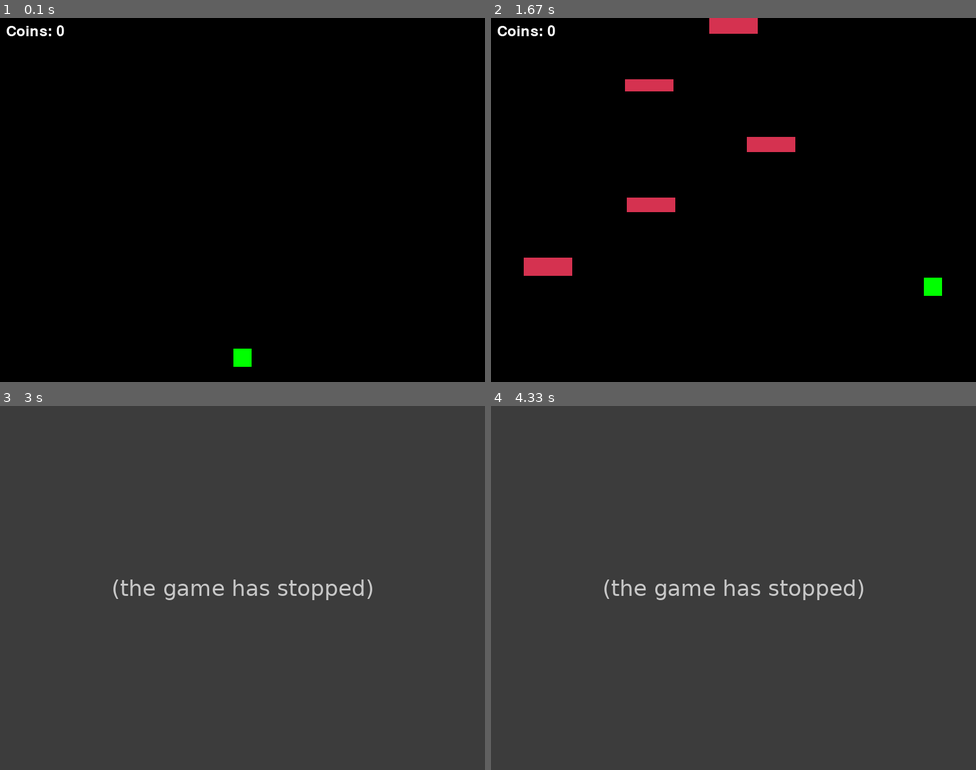
Above: before the commit, frames 1-4 (two rows, left to right).
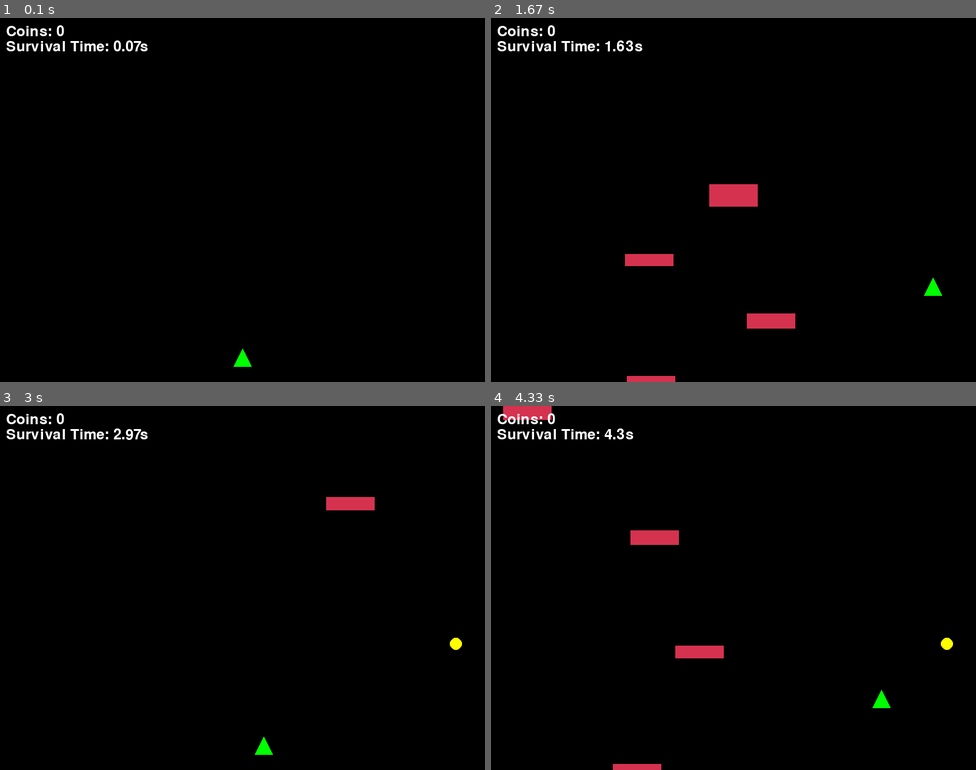
Above: after the commit, the same moments.

Repository: johnwangwyx/Dodge-The-Wall-pygame-with-STM32L4-
Game: pygame game, started from game.py
Same seed, same stepped clock (60 frames per second), same inputs: the game is played once before the commit and once after it.
Inputs:
- Up to frame 1 (0.1 s): no input
- Up to frame 2 (1.67 s): hold Right 0.33-0.8 s; hold Up 0.83-1.13 s; hold Right 1.17-1.63 s
- Up to frame 3 (3 s): hold Left 1.67-2.2 s; hold Down 2.23-2.53 s; hold Left 2.57-2.97 s
- Up to frame 4 (4.33 s): hold Up 3-3.37 s; hold Right 3.4-4.03 s; hold Down from 4.07 s (still down)

The runs differ from the first frame. In frame 1, 0.5% of the frame differs, in the area x 1-52%, y 6-96%; in frame 2, 4.1%; in frame 3, 100%; in frame 4, 100%, in the area x 0-100%, y 0-100%.
Before the commit the program exited at 2.75 s; later frames show no game.

Commit message:
Make player a triangle

Diff:
--- a/game.py
+++ b/game.py
@@ -10,7 +10,7 @@
 PLAYER_ACC = 0.9         # Acceleration for player movement
 FRICTION = -0.12         # Friction affecting player movement (deceleration)
 FPS = 60                 # Frames per second (game refresh rate)
-WALL_SPEED = 5           # Speed at which walls move down the screen
+WALL_SPEED = 15           # Speed at which walls move down the screen
 
 # Color definitions
 WHITE = (255, 255, 255)
@@ -25,12 +25,27 @@
 class Player(pygame.sprite.Sprite):
     def __init__(self, x, y):
         pygame.sprite.Sprite.__init__(self)
-        self.image = pygame.Surface((30, 30))  # Create a rectangular player surface
-        self.image.fill(GREEN)                 # Fill the player with green color
-        self.rect = self.image.get_rect()      # Get the rectangular area covering the player
-        self.rect.center = (x, y)              # Position the player at given (x, y)
+
+        # Triangle dimensions
+        triangle_width = 30
+        triangle_height = 30
+
+        # Create a transparent surface for the triangle
+        self.image = pygame.Surface((triangle_width, triangle_height), pygame.SRCALPHA)
+
+        # Draw a triangle (airplane) on the surface
+        pygame.draw.polygon(self.image, GREEN, [
+            (triangle_width // 2, 0),  # Top point of the triangle
+            (0, triangle_height),      # Bottom-left point of the triangle
+            (triangle_width, triangle_height)  # Bottom-right point of the triangle
+        ])
+
+        # Get the rectangular area covering the player
+        self.rect = self.image.get_rect()
+        # Position the player at given (x, y)
+        self.rect.center = (x, y)
         self.vel_x = 0  # Horizontal velocity
-        self.vel_y = 0  # Vertical velocity <-- Added
+        self.vel_y = 0  # Vertical velocity
 
     def update(self, keys):
         # Horizontal movement (left/right)
@@ -39,7 +54,7 @@
         if keys[pygame.K_RIGHT]:
             self.vel_x += PLAYER_ACC
 
-        # Vertical movement (up/down) <-- Added
+        # Vertical movement (up/down)
         if keys[pygame.K_UP]:
             self.vel_y -= PLAYER_ACC
         if keys[pygame.K_DOWN]:
@@ -50,9 +65,9 @@
         # Update player's horizontal position
         self.rect.x += self.vel_x
 
-        # Apply friction to vertical velocity <-- Added
+        # Apply friction to vertical velocity
         self.vel_y += self.vel_y * FRICTION
-        # Update player's vertical position <-- Added
+        # Update player's vertical position
         self.rect.y += self.vel_y
 
         # Ensure player doesn't move outside the screen horizontally
@@ -61,17 +76,18 @@
         if self.rect.left < 0:
             self.rect.left = 0
 
-        # Ensure player doesn't move outside the screen vertically <-- Added
+        # Ensure player doesn't move outside the screen vertically
         if self.rect.bottom > HEIGHT:
             self.rect.bottom = HEIGHT
         if self.rect.top < 0:
             self.rect.top = 0
 
+
 class Coin(pygame.sprite.Sprite):
     def __init__(self, x, y):
         super().__init__()
-        self.image = pygame.Surface((20, 20))
-        self.image.fill(YELLOW)
+        self.image = pygame.Surface((20, 20), pygame.SRCALPHA)
+        pygame.draw.circle(self.image, YELLOW, (10, 10), 10)
         self.rect = self.image.get_rect()
         self.rect.x = x
         self.rect.y = y
@@ -136,8 +152,10 @@
         # Calculate elapsed time to adjust wall speed dynamically
         current_time = datetime.now()
         elapsed_time = (current_time - start_time).total_seconds()
+        rounded_time = round(elapsed_time, 2)
         global WALL_SPEED
-        WALL_SPEED = 5 + elapsed_time/5
+        WALL_SPEED = 8.0 + elapsed_time/10
+        WALL_SPEED = min(WALL_SPEED, 15.0)
 
         clock.tick(FPS)  # Cap the game loop to the defined FPS
 
@@ -178,6 +196,9 @@
         font = pygame.font.SysFont(None, 36)  # Default font, size 36
         text_surface = font.render(f"Coins: {COIN_COUNTER}", True, WHITE)
         screen.blit(text_surface, (10, 10))  # Draw at top-left
+
+        text_surface = font.render(f"Survival Time: {rounded_time}s", True, WHITE)
+        screen.blit(text_surface, (10, 35))  # Draw at top-left
         pygame.display.flip()
 
     pygame.quit()  # End the game
